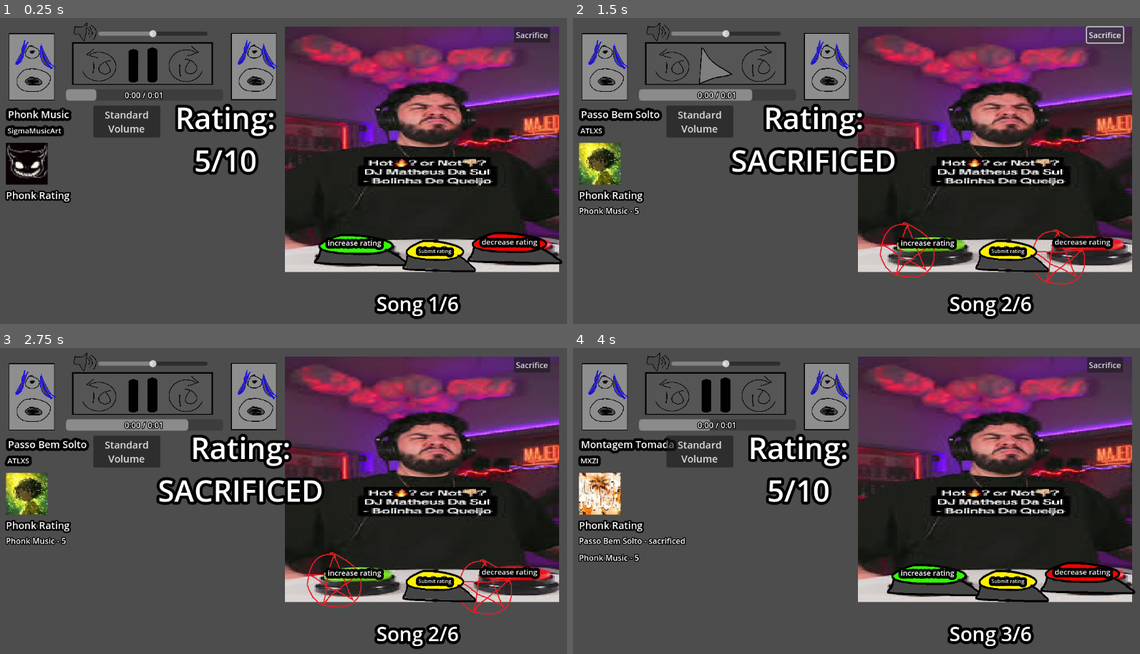
Above: before the commit, frames 1-4 (two rows, left to right).
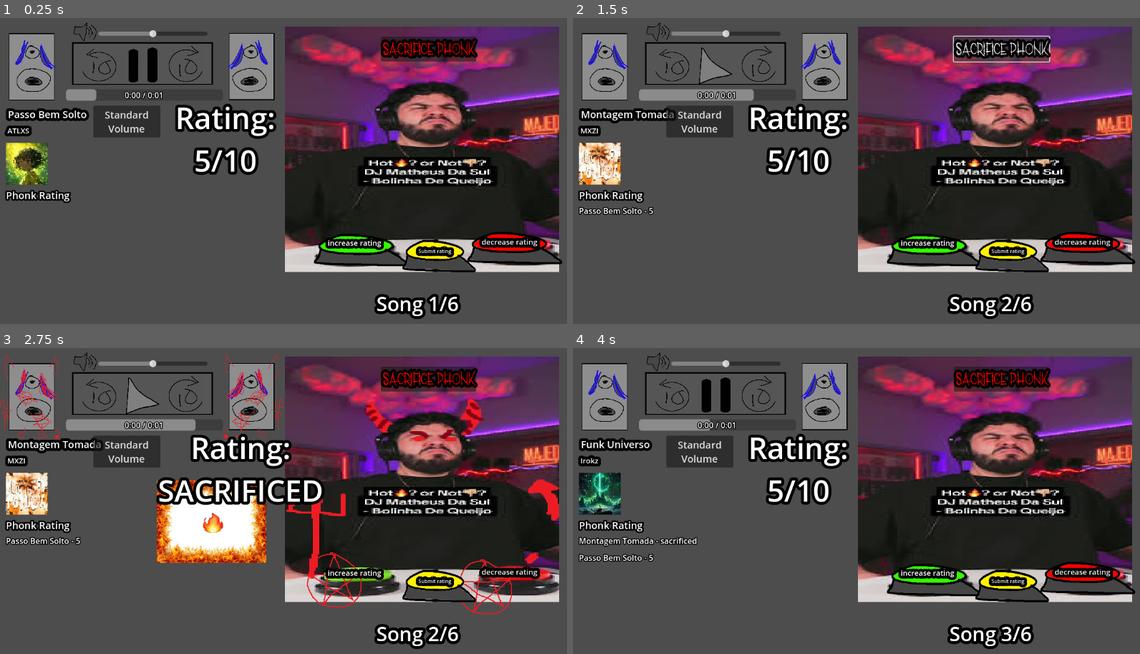
Above: after the commit, the same moments.

Repository: changmichael-ctrl/phonk-rating
Game: Godot game, scene res://phonk.tscn
Two runs of this game, one before a commit and one after it. Both use one fixed random seed, a clock stepped at 60 frames per second and the inputs below. Sound files missing from this copy of the repository are replaced by a short silence.
Inputs (mouse positions are in pixels of both pictures, inside the frame that each line leads up to):
- Up to frame 1 (0.25 s): no input
- Up to frame 2 (1.5 s): click (1015, 253) at 0.5 s; click "Sacrifice" (after the commit: "Sacrifice phonk") at 1.25 s
- Up to frame 3 (2.75 s): click (141, 396) at 2 s
- Up to frame 4 (4 s): click (760, 393) at 2.75 s; click (1015, 583) at 3.5 s

The runs differ from the first frame. In frame 1, 3.9% of the frame differs, in the area x 0-97%, y 3-55%; in frame 2, 9.4%; in frame 3, 10%, in the area x 0-99%, y 2-76%; in frame 4, 4.3%.

Commit message:
phonkrate
hihihihi

Diff:
--- a/phonk.gd
+++ b/phonk.gd
@@ -9,12 +9,12 @@
 
 var songnumber = 0
 var phonkplaylist = [
-	[preload("uid://3dqar3gvo01u"),"Phonk Music","SigmaMusicArt",preload("uid://bk0l2h7bf32qb")],
 	[preload("uid://b2kjwmiaoxja5"),"Passo Bem Solto","ATLXS",preload("uid://bdcyh6hdyx6wd")],
 	[preload("uid://dp2cek1u647eb"),"Montagem Tomada","MXZI",preload("uid://wr1mq6b7b0kb")],
 	[preload("uid://bw2kv55onbxcp"),"Funk Universo","Irokz",preload("uid://b1ycw4ytq7buv")],
 	[preload("uid://kmyv6hos8876"),"Avangard","LONOWN",preload("uid://b314m2hbp24b8")],
 	[preload("uid://57x4sqnmgqji"),"Acelerada","MXZI & sma$her",preload("uid://cm8qy677ka524")],
+	[preload("uid://3dqar3gvo01u"),"Phonk Music","SigmaMusicArt",preload("uid://bk0l2h7bf32qb")]
 	]
 # Called when the node enters the scene tree for the first time.
 func _ready() -> void:
@@ -42,6 +42,11 @@
 	$UI/Songprogressbar/secondsprogress.text = str(progressminutes) + ":" + str(progressseconds) + " / " + str(maxmin) +":"+str(maxsec)
 	$UI/Songprogressbar.value = $"speaker/Phonk player".get_playback_position()
 func loadnextsong():
+	$Faya.visible = false
+	$Nonoweneedbothtrustme.visible = false
+	$Phonkguy.texture = preload("uid://bcp2mfipvbawy")
+	$speaker.texture = preload("uid://dw5gs5emxhs6h")
+	$speaker2.texture = preload("uid://dw5gs5emxhs6h")
 	$"speaker/Phonk player".pitch_scale = 1
 	$Good.disabled = false
 	$Bad.disabled = false
@@ -143,13 +148,21 @@
 
 
 func _on_sacraficephonk_pressed() -> void:
+	playing = true
+	_on_playing_pressed()
+	$UI/sacraficephonk/SACRIfice.play()
+	await $UI/sacraficephonk/SACRIfice.finished
 	rating = 1000
 	$UI/Rating.text = "Rating:\nSACRIFICED"
 	$Good.disabled = true
 	$Bad.disabled = true
 	$Good.texture_normal = preload("uid://8ict71531c4m")
 	$Bad.texture_normal = preload("uid://8ict71531c4m")
-	$UI/sacraficephonk/SACRIfice.play()
-	playing = true
+	playing = false
 	_on_playing_pressed()
-	$"speaker/Phonk player".pitch_scale = 0.1
+	$"speaker/Phonk player".pitch_scale = 0.5
+	$Phonkguy.texture = preload("uid://bxpd22eoi6tb3")
+	$Faya.visible = true
+	$Nonoweneedbothtrustme.visible = true
+	$speaker.texture = preload("uid://cnewtyiq78q13")
+	$speaker2.texture = preload("uid://cnewtyiq78q13")
--- a/phonk.tscn
+++ b/phonk.tscn
@@ -12,8 +12,11 @@
 [ext_resource type="Texture2D" uid="uid://c7uompxmp4yka" path="res://playing.png" id="9_vftmd"]
 [ext_resource type="Texture2D" uid="uid://wuk2k2xa31ol" path="res://backten.png" id="10_r6gl1"]
 [ext_resource type="Texture2D" uid="uid://cj4cdodnx41fx" path="res://forwardten.png" id="11_l2p1m"]
+[ext_resource type="FontFile" uid="uid://g125nboppo53" path="res://Witchwoode-Regular.woff" id="13_b1ld4"]
 [ext_resource type="AudioStream" uid="uid://c3go5pp70l3yj" path="res://pKCuvKQ.wav" id="13_l2p1m"]
 [ext_resource type="Texture2D" uid="uid://dvsh3a8u1mj4c" path="res://soundamount.png" id="15_81jqk"]
+[ext_resource type="Texture2D" uid="uid://ckaj3vo7v1qf5" path="res://faya.jpg" id="15_p5knb"]
+[ext_resource type="Texture2D" uid="uid://dchcqyl0o4jgw" path="res://nonoweneedbothtrustme.jpg" id="16_b1ld4"]
 
 [node name="Node2D" type="Node2D"]
 script = ExtResource("1_ybauc")
@@ -28,7 +31,7 @@
 
 [node name="speaker2" type="Sprite2D" parent="."]
 position = Vector2(509, 100)
-scale = Vector2(0.29206732, 0.3137343)
+scale = Vector2(-0.292, 0.314)
 texture = ExtResource("2_2c122")
 
 [node name="Phonkguy" type="Sprite2D" parent="."]
@@ -214,11 +217,15 @@
 text = "Phonk Rating"
 
 [node name="sacraficephonk" type="Button" parent="UI"]
-offset_left = 1035.0
-offset_top = 20.0
-offset_right = 1108.0
-offset_bottom = 51.0
-text = "Sacrifice"
+offset_left = 767.0
+offset_top = 39.0
+offset_right = 959.0
+offset_bottom = 89.0
+theme_override_colors/font_color = Color(1, 0, 0, 1)
+theme_override_constants/outline_size = 20
+theme_override_fonts/font = ExtResource("13_b1ld4")
+theme_override_font_sizes/font_size = 30
+text = "Sacrifice phonk"
 
 [node name="SACRIfice" type="AudioStreamPlayer2D" parent="UI/sacraficephonk"]
 stream = ExtResource("13_l2p1m")
@@ -236,6 +243,18 @@
 position = Vector2(173, 29)
 scale = Vector2(0.10162266, 0.0974381)
 texture = ExtResource("15_81jqk")
+
+[node name="Faya" type="Sprite2D" parent="."]
+visible = false
+position = Vector2(426, 351.00003)
+scale = Vector2(0.8009093, 0.9057377)
+texture = ExtResource("15_p5knb")
+
+[node name="Nonoweneedbothtrustme" type="Sprite2D" parent="."]
+visible = false
+position = Vector2(429, 348)
+scale = Vector2(0.29666656, 0.22777799)
+texture = ExtResource("16_b1ld4")
 
 [connection signal="finished" from="speaker/Phonk player" to="." method="_on_phonk_player_finished"]
 [connection signal="pressed" from="Good" to="." method="_on_good_pressed"]
Binary file added: Phonk rating.apple-touch-icon.png
Not shown, added: Phonk rating.apple-touch-icon.png.import
Binary file added: Phonk rating.icon.png
Not shown, added: Phonk rating.icon.png.import
Binary file added: Phonk rating.png
Not shown, added: Phonk rating.png.import
Binary file added: Witchwoode-Regular.woff
Not shown, added: Witchwoode-Regular.woff.import
Binary file added: bawasoobayseoooo.webp
Not shown, added: bawasoobayseoooo.webp.import
Binary file added: evilspeaker.png
Not shown, added: evilspeaker.png.import
(and 14 more such lines)
